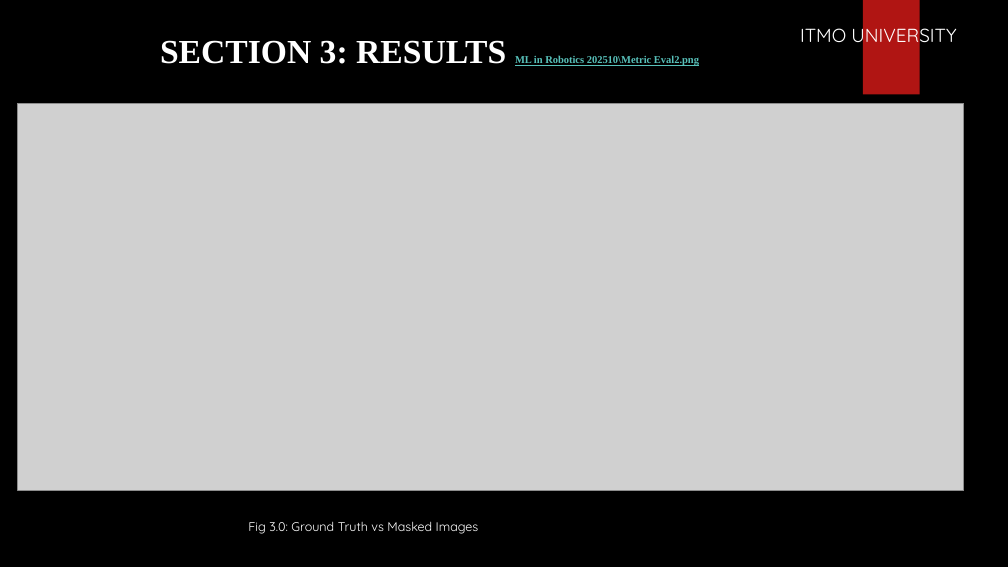
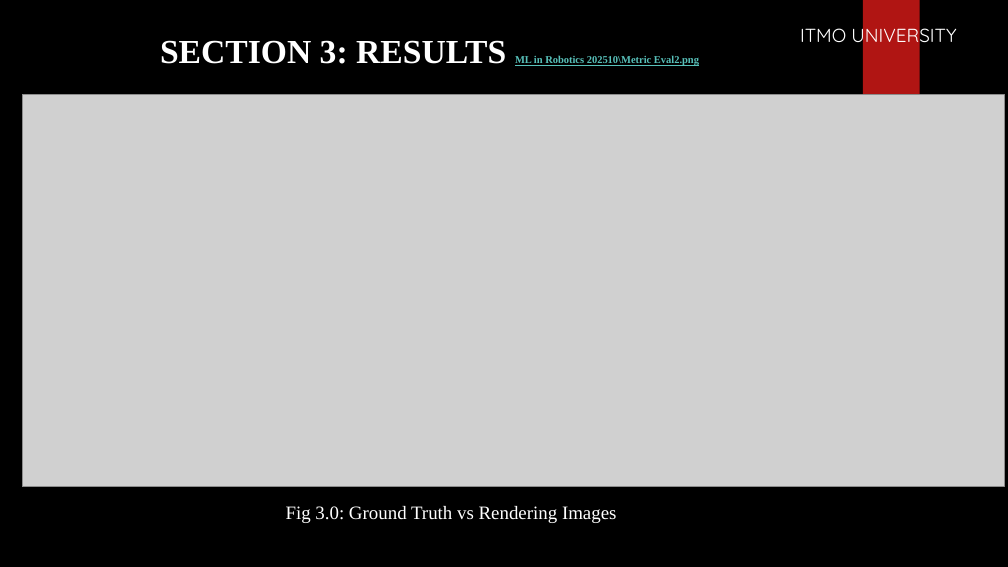
Before and after one commit to PrinssAlex/3dgs-dynamic-masking-47, a slide deck: slide 9 of 3D Gaussian_Splatting via Masking Dynamic Objects.pptx. Drawn at 1008x567 pixels with LibreOffice and Linux fonts; fonts in the diff are those of the drawing; grey boxes stand for pictures; background and template pictures are left out. Boxes give left, top, right and bottom in pixels: in the first picture for what was removed or moved away, otherwise in the second. Text is boxed around its words. In the diff, an @@ line names an element or a change of style, - is before the commit and + after.

```diff
--- a/3D Gaussian_Splatting via Masking Dynamic Objects.pptx
+++ b/3D Gaussian_Splatting via Masking Dynamic Objects.pptx
@@ picture: place and size @@
-picture at box(18, 104, 964, 491)
+picture at box(22, 95, 1004, 487)
@@ text at box(286, 506, 617, 523): text changed; size 12 to 18 pt; font Quicksand to Times New Roman @@
-Fig 3.0: Ground Truth vs Masked Images
+Fig 3.0: Ground Truth vs Rendering Images
```
Also in this commit, not shown: 4 other slides changed.
